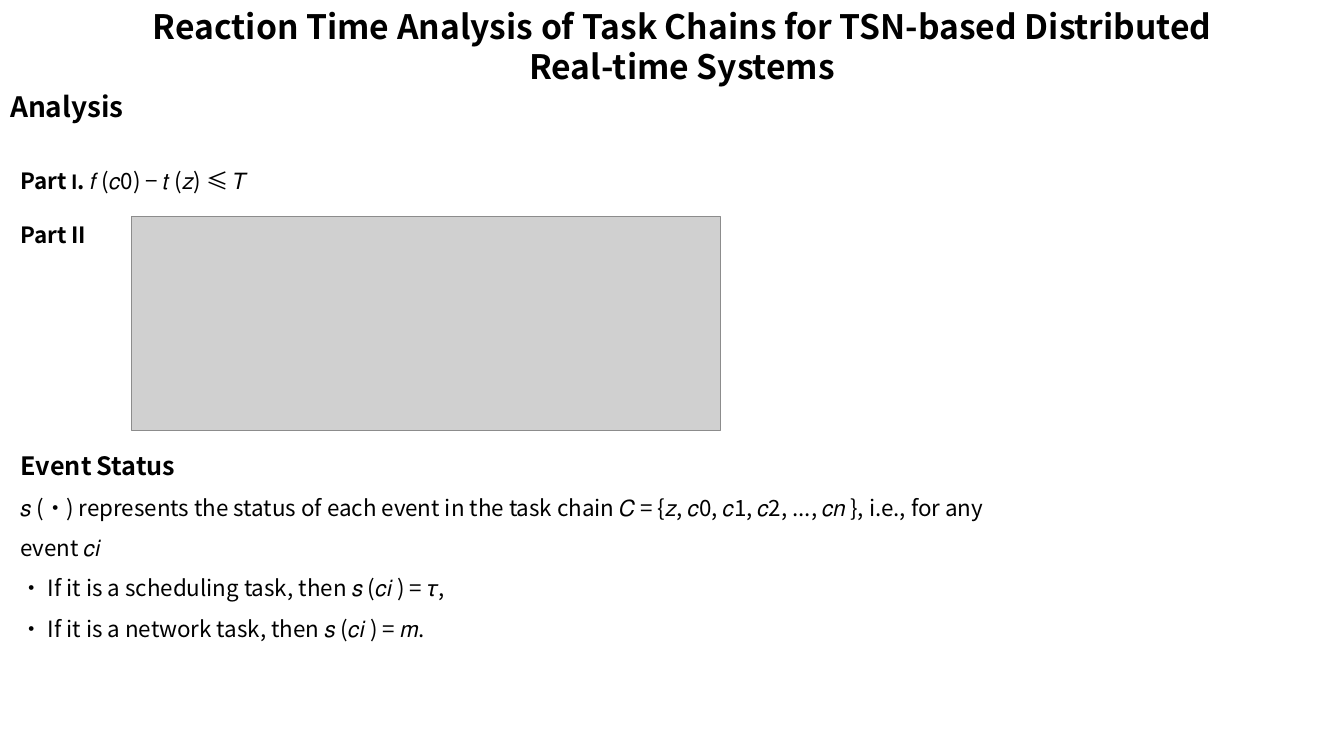
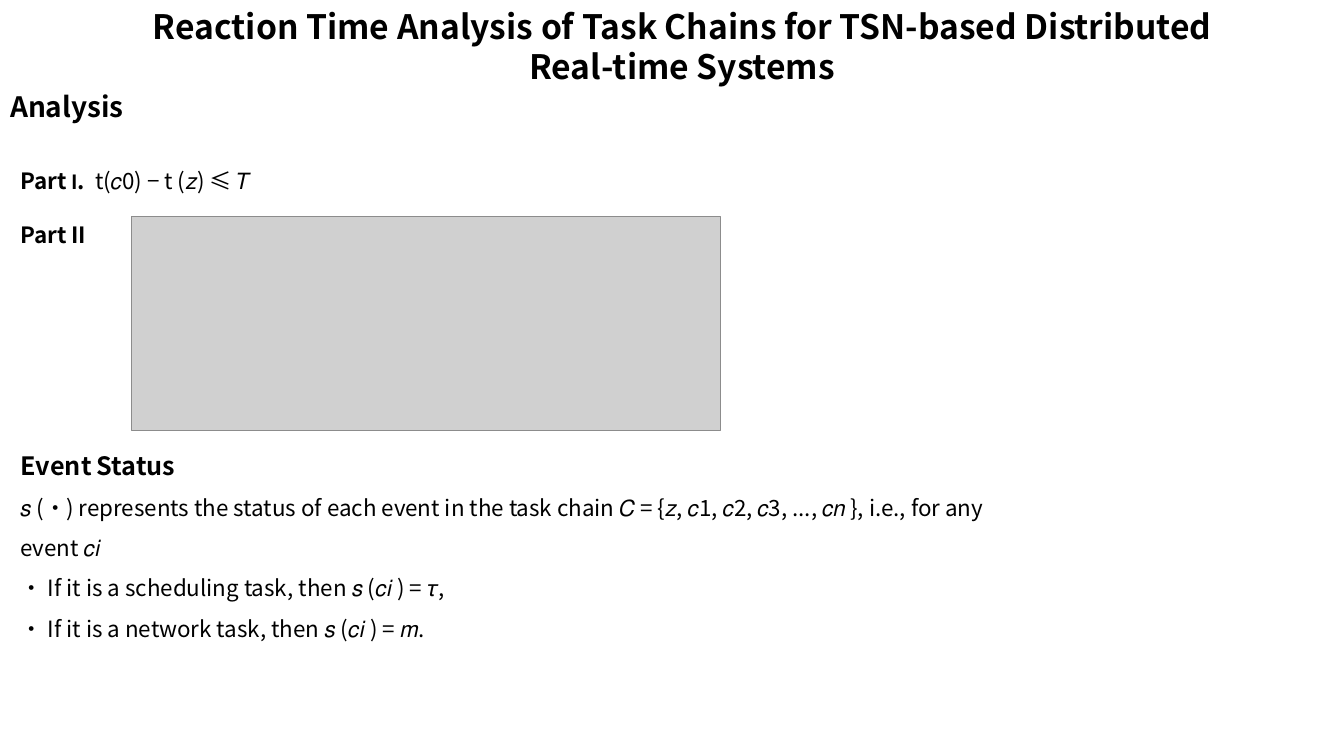
Before and after one commit to wsm6636/note, a slide deck: slide 10 of 06-ppt/RTS-Turin-Class/0423.pptx. Drawn at 1344x756 pixels with LibreOffice and Linux fonts; fonts in the diff are those of the drawing; grey boxes stand for pictures. Boxes give left, top, right and bottom in pixels: in the first picture for what was removed or moved away, otherwise in the second. Text is boxed around its words. In the diff, an @@ line names an element or a change of style, - is before the commit and + after.

```diff
--- a/06-ppt/RTS-Turin-Class/0423.pptx
+++ b/06-ppt/RTS-Turin-Class/0423.pptx
@@ text at [20, 171, 251, 194]: text changed @@
-Part I. 𝑓 (𝑐0) − 𝑡 (𝑧) ≤ 𝑇
+Part I. t(𝑐0) − t (𝑧) ≤ 𝑇
@@ text at [20, 498, 983, 557]: text changed @@
-𝑠 (·) represents the status of each event in the task chain 𝐶 = {𝑧, 𝑐0, 𝑐1, 𝑐2, ..., 𝑐𝑛 }, i.e., for any event 𝑐𝑖
+𝑠 (·) represents the status of each event in the task chain 𝐶 = {𝑧, 𝑐1, 𝑐2, 𝑐3, ..., 𝑐𝑛 }, i.e., for any event 𝑐𝑖
```
Also in this commit, not shown: 6 other slides changed, 7 other files.
